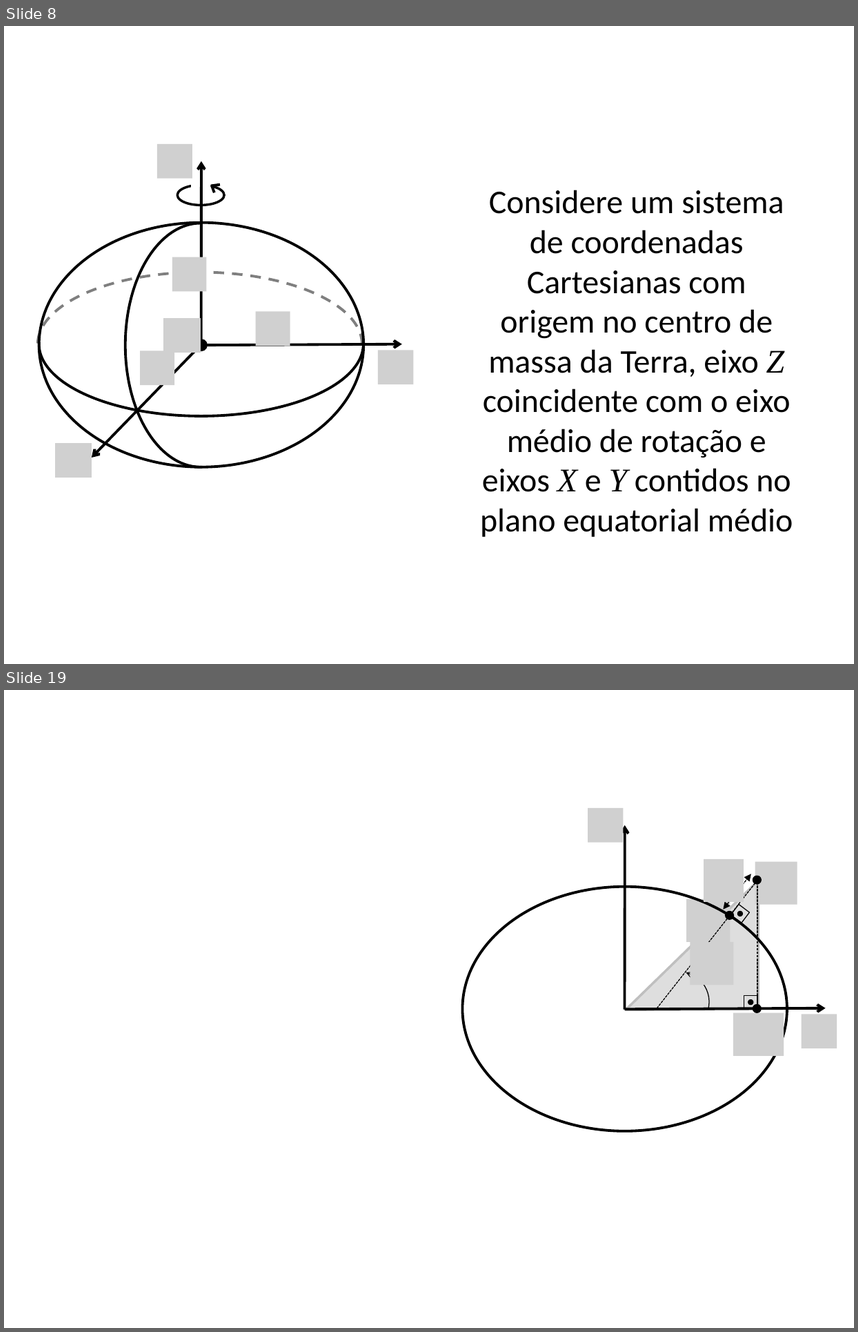
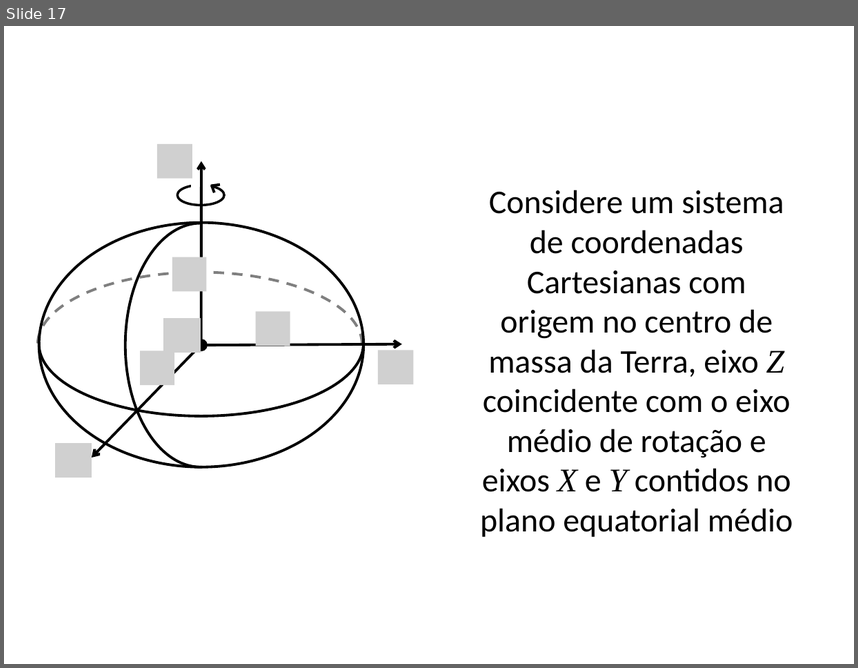
Before and after one commit to pinga-lab/CE-VII-SimBGf-2016, a slide deck: slides/3_sistemas_coordenadas.pptx. Shown one above the other, each under a label of ours: slides 8 and 19 before the commit, slide 17 after it; the slides between them are not shown. The pictures are 858x1332 and 858x668 pixels, drawn with LibreOffice and Linux fonts; fonts in the diff are those of the drawing; grey boxes stand for pictures. Boxes give left, top, right and bottom in pixels: in the first picture for what was removed or moved away, otherwise in the second. Text is boxed around its words. In the diff, an @@ line names an element or a change of style, - is before the commit and + after.

```diff
--- a/slides/3_sistemas_coordenadas.pptx
+++ b/slides/3_sistemas_coordenadas.pptx
@@ slide 19 removed at <box>4,690,854,1328</box>, background #FFFFFF @@
@@ picture removed at <box>588,808,623,842</box> @@
@@ arrow removed from (624, 1009) to (624, 825) @@
@@ picture removed at <box>704,859,744,902</box> @@
@@ double arrow removed from (723, 909) to (751, 874) @@
@@ picture removed at <box>755,862,797,904</box> @@
@@ ellipse removed at <box>462,887,787,1130</box> @@
@@ freeform shape removed at <box>626,880,758,1009</box> @@
@@ line removed from (755, 883) to (657, 1009) @@
@@ ellipse removed at <box>754,876,760,883</box> @@
@@ line removed from (757, 878) to (757, 1010) @@
@@ picture removed at <box>686,899,731,942</box> @@
@@ ellipse removed at <box>726,912,733,918</box> @@
@@ rectangle removed at <box>731,904,750,923</box> @@
@@ ellipse removed at <box>737,911,742,916</box> @@
@@ picture removed at <box>690,942,733,984</box> @@
@@ arc (boxed as its full ellipse) removed at <box>643,965,716,1038</box> @@
@@ rectangle removed at <box>744,995,758,1009</box> @@
@@ arrow removed from (624, 1009) to (825, 1008) @@
@@ picture removed at <box>733,1013,784,1056</box> @@
@@ ellipse removed at <box>749,1000,752,1004</box> @@
@@ ellipse removed at <box>754,1005,760,1012</box> @@
@@ picture removed at <box>802,1014,837,1048</box> @@
@@ what was slide 8 is now slide 17 @@
```
Also in this commit, not shown: 8 slides changed, 15 slides added, 5 other slides removed.
